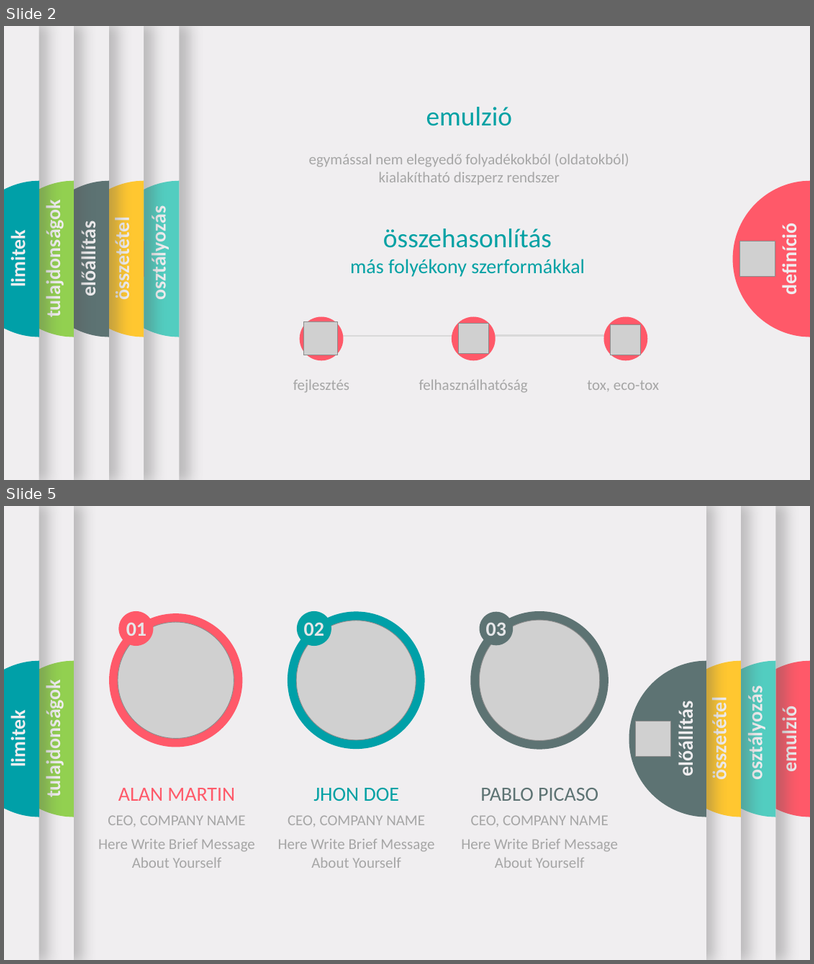
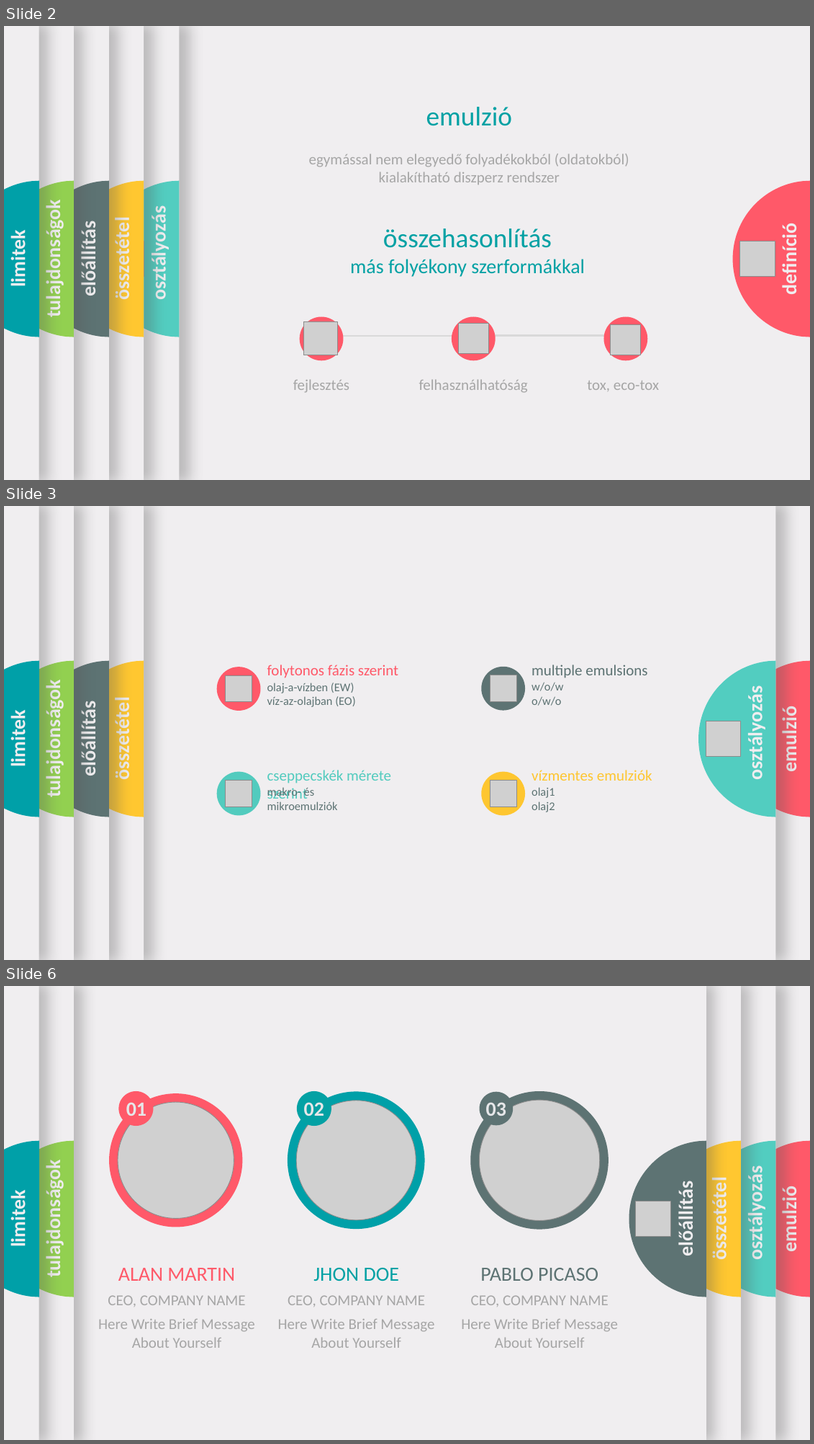
Before and after one commit to LilianaBohus/chemistry-presenations, a slide deck: emulsion-concentrates-short.pptx. Shown one above the other, each under a label of ours: slides 2 and 5 before the commit, slides 2, 3 and 6 after it; the slides between them are not shown. The pictures are 814x964 and 814x1444 pixels, drawn with LibreOffice and Linux fonts; fonts in the diff are those of the drawing; grey boxes stand for pictures; background and template pictures are left out. Boxes give left, top, right and bottom in pixels: in the first picture for what was removed or moved away, otherwise in the second. Text is boxed around its words. In the diff, an @@ line names an element or a change of style, - is before the commit and + after.

```diff
--- a/emulsion-concentrates-short.pptx
+++ b/emulsion-concentrates-short.pptx
@@ slide 3 added at bbox=[4, 506, 810, 960], background #F0EEF0 @@
@@ rectangle added at bbox=[4, 506, 810, 960], fill #F0EEF0 @@
@@ rectangle added at bbox=[4, 506, 144, 960], fill #F0EEF0 @@
@@ rectangle added at bbox=[4, 506, 109, 960], fill #F0EEF0 @@
@@ rectangle added at bbox=[4, 506, 74, 960], fill #F0EEF0 @@
@@ rectangle added at bbox=[4, 506, 39, 960], fill #F0EEF0 @@
@@ freeform shape added at bbox=[4, 661, 74, 817], fill #92D050 @@
@@ freeform shape added at bbox=[4, 661, 39, 817], fill #00A0A8 @@
@@ freeform shape added at bbox=[32, 661, 109, 817], fill #5D7373 @@
@@ freeform shape added at bbox=[67, 661, 144, 817], fill #FFC730 @@
@@ freeform shape added at bbox=[733, 661, 810, 817], fill #FF5969 @@
@@ text added at bbox=[41, 691, 65, 794], 24 pt, text #F0EEF0, bold @@
+tulajdonságok
@@ group added at bbox=[217, 664, 399, 710]: 2 texts, 1 ellipse, 1 picture @@
+folytonos fázis szerint
+olaj-a-vízben (EW)
+víz-az-olajban (EO)
@@ group added at bbox=[482, 664, 648, 710]: 2 texts, 1 ellipse, 1 picture @@
+multiple emulsions
+w/o/w
+o/w/o
@@ text added at bbox=[6, 716, 31, 766], 24 pt, text #F0EEF0, bold @@
+limitek
@@ text added at bbox=[77, 709, 101, 774], 24 pt, text #F0EEF0, bold @@
+előállítás
@@ text added at bbox=[110, 705, 134, 777], 24 pt, text #F0EEF0, bold @@
+összetétel
@@ group added at bbox=[19, 506, 777, 960]: 1 rectangle, 1 freeform shape, 1 text, 1 picture @@
+osztályozás
@@ text added at bbox=[778, 712, 802, 770], 24 pt, text #F0EEF0, bold @@
+emulzió
@@ group added at bbox=[217, 770, 391, 815]: 2 texts, 1 ellipse, 1 picture @@
+cseppecskék mérete szerint
+makro- és
+mikroemulziók
@@ group added at bbox=[482, 770, 653, 815]: 2 texts, 1 ellipse, 1 picture @@
+vízmentes emulziók
+olaj1
+olaj2
@@ what was slide 5 is now slide 6 @@
```
Also in this commit, not shown: 2 slides changed, 1 other slide added, 1 slide removed.
